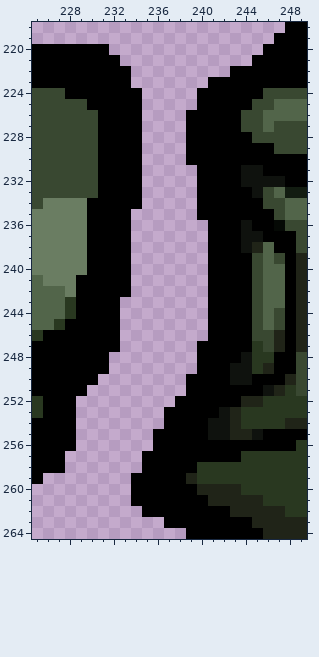
A pixel-art file gets an edit: assets/textures/asepritefiles/workshop_arm.aseprite. Above, as it was before the edit.
350x350 pixels, 1 frame. Colours within 5 levels of each other are drawn and written as one. Shown: x 225..249, y 218..264. The commit also changed other parts of the picture, which this record leaves out.
New version:
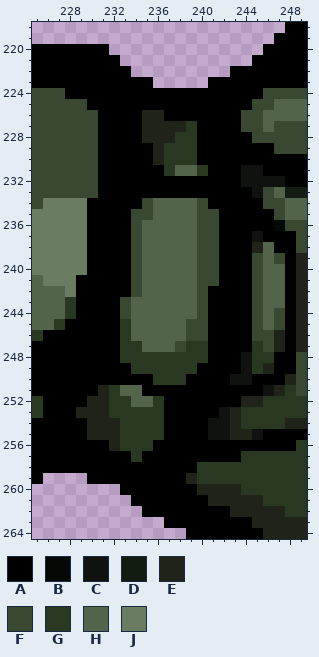
Palette (. is transparent): A #000000  B #050905  C #0f120e  D #121c11  E #202418  F #394831  G #293820  H #52654a  J #6a7d62
Edits made:
layer "wrist" now shown
Layer "wrist":
There is now colour A in row 223 at x 234 to 235; in rows 224 to 225 at x 235 to 239; in row 226 at x 237 to 238; in rows 229 to 230 at x 235; in row 231 at x 235 to 236; in rows 232 to 233 at x 235 to 239.
There is now colour A in row 248 at x 232; in row 249 at x 232 to 233; in row 250 at x 231 to 235; in row 251 at x 230 and 235 to 238; in row 252 at x 229 and 237; in rows 254 to 255 at x 229.
There is now colour A in row 256 at x 229 to 231; in row 257 at x 228 to 233; in row 258 at x 228 to 234; in row 259 at x 230 to 233; in row 260 at x 233.
The edit turns colour C into colour A in rows 236 to 238 at x 244; in row 249 at x 243.
There is now colour E in row 226 at x 235 to 236; in row 227 at x 235 to 238; in row 228 at x 235 to 237; in rows 229 to 230 at x 236; in row 251 at x 231; in row 252 at x 230 to 231.
There is now colour E in row 253 at x 229 to 231; in rows 254 to 255 at x 230 to 232; in row 256 at x 232.
There is now colour F in row 234 at x 235; in row 235 at x 234 to 235; in rows 236 to 242 at x 234 and 240; in rows 243 to 244 at x 233 and 240; in rows 245 to 246 at x 239 to 240; in row 247 at x 238.
The edit turns colour A into colour F in row 234 at x 240; in row 235 at x 240 to 241; in rows 236 to 241 at x 241.
There is now colour G in row 228 at x 238; in rows 229 to 230 at x 237 to 238; in row 231 at x 237; in rows 245 to 246 at x 233; in row 247 at x 233 to 234 and 239; in row 248 at x 233 to 239.
There is now colour G in row 249 at x 234 to 239; in row 250 at x 236 to 238; in row 251 at x 232; in row 252 at x 232 to 233 and 236; in row 253 at x 232 to 236; in row 254 at x 233 to 236.
There is now colour G in rows 255 to 256 at x 233 to 235; in row 257 at x 234.
The edit turns colour A into colour G in rows 227 to 230 at x 239; in row 231 at x 240; in rows 247 to 248 at x 240; in row 255 at x 236.
There is now colour H in row 231 at x 238 to 239; in rows 234 to 235 at x 236 to 239; in rows 236 to 242 at x 235 to 239; in rows 243 to 244 at x 234 to 239; in rows 245 to 246 at x 234 to 238; in row 247 at x 235 to 237.
There is now colour H in row 251 at x 233 to 234; in row 252 at x 234 to 235.
Where, in picture pixels (left, top, right, bottom), the same in both pictures:
changed: (65, 77, 252, 495)
